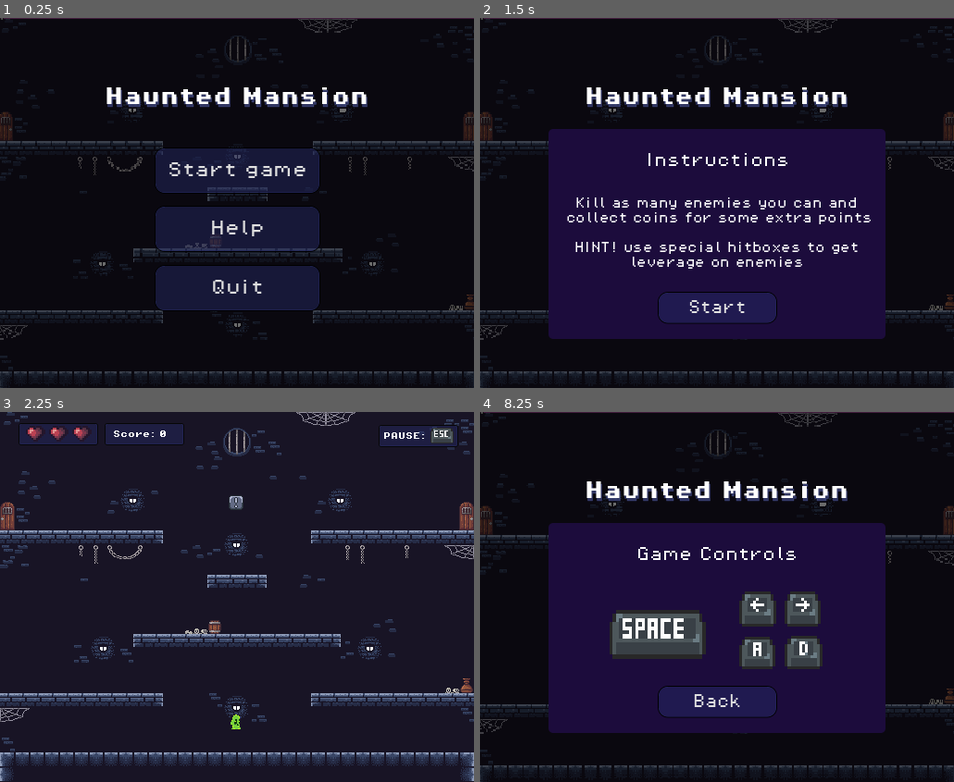
Above: before the commit, frames 1-4 (two rows, left to right).
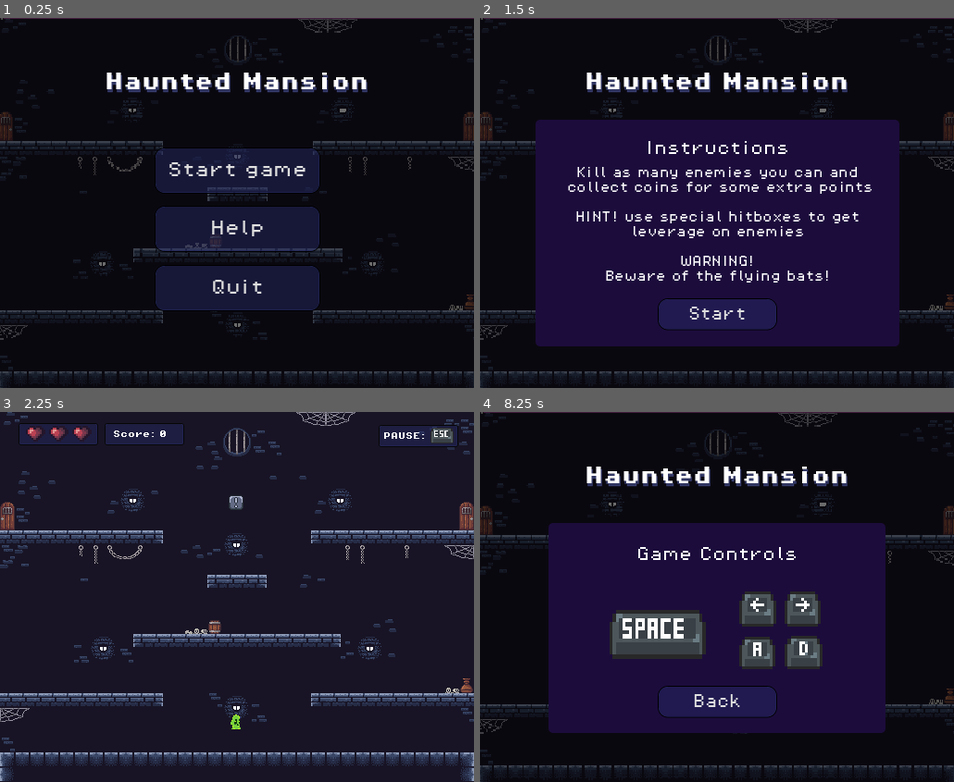
Above: after the commit, the same moments.

Repository: Iizakku/tiimi4_gamejam
Game: Godot game, scene res://Scenes/UI/MainMenu.tscn
Same seed, same stepped clock (60 frames per second), same inputs: the game is played once before the commit and once after it. Sound files missing from this copy of the repository are replaced by a short silence.
Inputs:
- Up to frame 1 (0.25 s): no input
- Up to frame 2 (1.5 s): click "Start game" at 0.5 s; click "Start game" at 1.25 s
- Up to frame 3 (2.25 s): click "Start" at 2 s
- Up to frame 4 (8.25 s): tap Enter at 2.75, 7.25 s; hold D (move_right) 2.78-4.28 s; tap Space (jump) at 3.02, 3.5, 3.77, 5.27, 6.02, 7.52 s; hold Left (move_left) 4.28-5.03 s; hold D (move_right) 5.03-6.5 s; tap Escape (pause) at 6.4 s; click "Main Menu" at 6.5 s; hold Left (move_left) 7.28-8 s; click "Help" at 8 s

The runs differ from the first frame. In frame 1, 3.0% of the frame differs, in the area x 22-78%, y 14-24%; in frame 2, 15%, in the area x 11-89%, y 14-89%; in frame 3, nothing differs; in frame 4, 3.0%.

Commit message:
Korjauksia menuihin

Diff:
--- a/gamejam/Code/Systems/GameManager.gd
+++ b/gamejam/Code/Systems/GameManager.gd
@@ -49,6 +49,10 @@
 # score
 func reset() -> void:
 	set_score(0)
+	current_lives = max_lives
+	lives_changed.emit(current_lives)
+
+	can_take_damage = true
 
 func add_score(amount: int) -> void:
 	# Only a positive amount can be added to the score
--- /dev/null
+++ b/gamejam/Scenes/Levels/pause_menu.tscn
@@ -0,0 +1,180 @@
+[gd_scene load_steps=13 format=3 uid="uid://cgiea8avtct6s"]
+
+[ext_resource type="Script" uid="uid://cvvkfe85g757c" path="res://Code/UI/pause_menu.gd" id="1_yafon"]
+[ext_resource type="FontFile" uid="uid://gjrvinpgsxyq" path="res://Fonts/PixelOperator8.ttf" id="2_kud7c"]
+
+[sub_resource type="StyleBoxFlat" id="StyleBoxFlat_4o3s6"]
+bg_color = Color(0.10980392, 0.047058824, 0.23529412, 0.8627451)
+corner_radius_top_left = 20
+corner_radius_top_right = 20
+corner_radius_bottom_right = 20
+corner_radius_bottom_left = 20
+
+[sub_resource type="StyleBoxFlat" id="StyleBoxFlat_gt76x"]
+bg_color = Color(0.21176471, 0.23529412, 0.5411765, 0.65882355)
+border_width_left = 1
+border_width_top = 1
+border_width_right = 1
+border_width_bottom = 1
+border_color = Color(0.0056611495, 0.0056611532, 0.005661142, 1)
+corner_radius_top_left = 10
+corner_radius_top_right = 10
+corner_radius_bottom_right = 10
+corner_radius_bottom_left = 10
+
+[sub_resource type="StyleBoxFlat" id="StyleBoxFlat_o8xjl"]
+bg_color = Color(0.14901961, 0.16862746, 0.40784314, 0.45490196)
+corner_radius_top_left = 10
+corner_radius_top_right = 10
+corner_radius_bottom_right = 10
+corner_radius_bottom_left = 10
+
+[sub_resource type="StyleBoxFlat" id="StyleBoxFlat_7l5uh"]
+bg_color = Color(0.14901961, 0.16862746, 0.40784314, 0.45490196)
+corner_radius_top_left = 10
+corner_radius_top_right = 10
+corner_radius_bottom_right = 10
+corner_radius_bottom_left = 10
+
+[sub_resource type="StyleBoxFlat" id="StyleBoxFlat_76vfl"]
+bg_color = Color(0.21176471, 0.23529412, 0.5411765, 0.65882355)
+border_width_left = 1
+border_width_top = 1
+border_width_right = 1
+border_width_bottom = 1
+border_color = Color(0.0056611495, 0.0056611532, 0.005661142, 1)
+corner_radius_top_left = 10
+corner_radius_top_right = 10
+corner_radius_bottom_right = 10
+corner_radius_bottom_left = 10
+
+[sub_resource type="StyleBoxFlat" id="StyleBoxFlat_kud7c"]
+bg_color = Color(0.14901961, 0.16862746, 0.40784314, 0.45490196)
+corner_radius_top_left = 10
+corner_radius_top_right = 10
+corner_radius_bottom_right = 10
+corner_radius_bottom_left = 10
+
+[sub_resource type="StyleBoxFlat" id="StyleBoxFlat_dvtw4"]
+bg_color = Color(0.14901961, 0.16862746, 0.40784314, 0.45490196)
+corner_radius_top_left = 10
+corner_radius_top_right = 10
+corner_radius_bottom_right = 10
+corner_radius_bottom_left = 10
+
+[sub_resource type="StyleBoxFlat" id="StyleBoxFlat_0sdvu"]
+bg_color = Color(0.21176471, 0.23529412, 0.5411765, 0.65882355)
+border_width_left = 1
+border_width_top = 1
+border_width_right = 1
+border_width_bottom = 1
+border_color = Color(0, 0, 0, 1)
+corner_radius_top_left = 10
+corner_radius_top_right = 10
+corner_radius_bottom_right = 10
+corner_radius_bottom_left = 10
+
+[sub_resource type="StyleBoxFlat" id="StyleBoxFlat_26npv"]
+bg_color = Color(0.14901961, 0.16862746, 0.40784314, 0.45490196)
+corner_radius_top_left = 10
+corner_radius_top_right = 10
+corner_radius_bottom_right = 10
+corner_radius_bottom_left = 10
+
+[sub_resource type="StyleBoxFlat" id="StyleBoxFlat_wijsk"]
+bg_color = Color(0.14901961, 0.16862746, 0.40784314, 0.45490196)
+corner_radius_top_left = 10
+corner_radius_top_right = 10
+corner_radius_bottom_right = 10
+corner_radius_bottom_left = 10
+
+[node name="PauseMenu" type="Control"]
+process_mode = 3
+layout_mode = 3
+anchors_preset = 15
+anchor_right = 1.0
+anchor_bottom = 1.0
+offset_left = 2.0
+offset_top = 1.0
+offset_right = 2.0
+offset_bottom = 1.0
+grow_horizontal = 2
+grow_vertical = 2
+script = ExtResource("1_yafon")
+
+[node name="Panel" type="Panel" parent="."]
+layout_mode = 1
+anchors_preset = 8
+anchor_left = 0.5
+anchor_top = 0.5
+anchor_right = 0.5
+anchor_bottom = 0.5
+offset_left = -176.0
+offset_top = -126.0
+offset_right = 176.0
+offset_bottom = 126.0
+grow_horizontal = 2
+grow_vertical = 2
+theme_override_styles/panel = SubResource("StyleBoxFlat_4o3s6")
+
+[node name="MainMenu" type="Button" parent="Panel"]
+layout_mode = 1
+anchors_preset = 8
+anchor_left = 0.5
+anchor_top = 0.5
+anchor_right = 0.5
+anchor_bottom = 0.5
+offset_left = -85.5
+offset_top = -20.5
+offset_right = 85.5
+offset_bottom = 20.5
+grow_horizontal = 2
+grow_vertical = 2
+theme_override_fonts/font = ExtResource("2_kud7c")
+theme_override_styles/normal = SubResource("StyleBoxFlat_gt76x")
+theme_override_styles/pressed = SubResource("StyleBoxFlat_o8xjl")
+theme_override_styles/hover = SubResource("StyleBoxFlat_7l5uh")
+text = "Main Menu"
+
+[node name="Resume" type="Button" parent="Panel"]
+layout_mode = 1
+anchors_preset = 8
+anchor_left = 0.5
+anchor_top = 0.5
+anchor_right = 0.5
+anchor_bottom = 0.5
+offset_left = -85.375
+offset_top = -79.0
+offset_right = 85.375
+offset_bottom = -38.5
+grow_horizontal = 2
+grow_vertical = 2
+size_flags_vertical = 4
+theme_override_fonts/font = ExtResource("2_kud7c")
+theme_override_styles/normal = SubResource("StyleBoxFlat_76vfl")
+theme_override_styles/pressed = SubResource("StyleBoxFlat_kud7c")
+theme_override_styles/hover = SubResource("StyleBoxFlat_dvtw4")
+text = "Resume"
+
+[node name="Quit" type="Button" parent="Panel"]
+layout_mode = 1
+anchors_preset = 8
+anchor_left = 0.5
+anchor_top = 0.5
+anchor_right = 0.5
+anchor_bottom = 0.5
+offset_left = -84.5
+offset_top = 39.0
+offset_right = 84.5
+offset_bottom = 79.0
+grow_horizontal = 2
+grow_vertical = 2
+theme_override_fonts/font = ExtResource("2_kud7c")
+theme_override_styles/normal = SubResource("StyleBoxFlat_0sdvu")
+theme_override_styles/pressed = SubResource("StyleBoxFlat_26npv")
+theme_override_styles/hover = SubResource("StyleBoxFlat_wijsk")
+text = "Quit"
+
+[connection signal="pressed" from="Panel/MainMenu" to="." method="_on_main_menu_pressed"]
+[connection signal="pressed" from="Panel/Resume" to="." method="_on_resume_pressed"]
+[connection signal="pressed" from="Panel/Quit" to="." method="_on_quit_pressed"]
--- /dev/null
+++ b/gamejam/Scenes/Levels/ui.tscn
@@ -0,0 +1,105 @@
+[gd_scene load_steps=7 format=3 uid="uid://cwef20h5y0sg"]
+
+[ext_resource type="FontFile" uid="uid://bki3djse2umvx" path="res://Fonts/PixelOperator8-Bold.ttf" id="1_xwq20"]
+[ext_resource type="Texture2D" uid="uid://c4hank4nxv1v4" path="res://Art/Sprites/Heart&ManaUi.png" id="2_4r020"]
+[ext_resource type="Texture2D" uid="uid://btk4wcxkftij6" path="res://Art/Mainmenu/Keyboard Extras.png" id="3_bx3gy"]
+
+[sub_resource type="StyleBoxFlat" id="StyleBoxFlat_4r020"]
+bg_color = Color(0.1501219, 0.16849291, 0.40676075, 0.43137255)
+border_width_left = 1
+border_width_top = 1
+border_width_right = 1
+border_width_bottom = 1
+border_color = Color(0.029506551, 0.029506566, 0.029506514, 1)
+corner_radius_top_left = 2
+corner_radius_top_right = 2
+corner_radius_bottom_right = 2
+corner_radius_bottom_left = 2
+
+[sub_resource type="StyleBoxTexture" id="StyleBoxTexture_gm34j"]
+texture = ExtResource("3_bx3gy")
+region_rect = Rect2(36.31147, 0.7358265, 23.483139, 13.669291)
+
+[sub_resource type="AtlasTexture" id="AtlasTexture_a2vap"]
+atlas = ExtResource("2_4r020")
+region = Rect2(21, 2, 11, 9)
+
+[node name="UI" type="CanvasLayer"]
+
+[node name="Score" type="Panel" parent="."]
+offset_left = 113.0
+offset_top = 12.0
+offset_right = 199.0
+offset_bottom = 36.0
+theme_override_styles/panel = SubResource("StyleBoxFlat_4r020")
+
+[node name="Label" type="Label" parent="Score"]
+layout_mode = 0
+offset_left = 9.0
+offset_top = 8.0
+offset_right = 78.0
+offset_bottom = 31.0
+theme_override_fonts/font = ExtResource("1_xwq20")
+theme_override_font_sizes/font_size = 8
+text = "SCORE: "
+
+[node name="Pause" type="Panel" parent="."]
+anchors_preset = 1
+anchor_left = 1.0
+anchor_right = 1.0
+offset_left = -103.0
+offset_top = 14.0
+offset_right = -17.0
+offset_bottom = 38.0
+grow_horizontal = 0
+theme_override_styles/panel = SubResource("StyleBoxFlat_4r020")
+
+[node name="pause" type="Label" parent="Pause"]
+layout_mode = 0
+offset_left = 5.0
+offset_top = 8.0
+offset_right = 74.0
+offset_bottom = 31.0
+theme_override_fonts/font = ExtResource("1_xwq20")
+theme_override_font_sizes/font_size = 8
+text = "PAUSE:"
+
+[node name="esc" type="Panel" parent="Pause"]
+layout_mode = 0
+offset_left = 52.0
+offset_top = 1.0
+offset_right = 85.0
+offset_bottom = 21.0
+theme_override_styles/panel = SubResource("StyleBoxTexture_gm34j")
+
+[node name="Hearts" type="Panel" parent="."]
+offset_left = 20.0
+offset_top = 12.0
+offset_right = 106.0
+offset_bottom = 36.0
+theme_override_styles/panel = SubResource("StyleBoxFlat_4r020")
+
+[node name="HBoxContainer" type="HBoxContainer" parent="Hearts"]
+layout_mode = 1
+offset_left = 8.0
+offset_top = 1.0
+offset_right = 81.0
+offset_bottom = 22.0
+
+[node name="Heart1" type="TextureRect" parent="Hearts/HBoxContainer"]
+layout_mode = 2
+texture = SubResource("AtlasTexture_a2vap")
+expand_mode = 2
+stretch_mode = 5
+
+[node name="Heart2" type="TextureRect" parent="Hearts/HBoxContainer"]
+layout_mode = 2
+texture = SubResource("AtlasTexture_a2vap")
+expand_mode = 2
+stretch_mode = 5
+
+[node name="Heart3" type="TextureRect" parent="Hearts/HBoxContainer"]
+layout_mode = 2
+texture = SubResource("AtlasTexture_a2vap")
+expand_mode = 2
+stretch_mode = 5
--- a/gamejam/Scenes/UI/MainMenu.tscn
+++ b/gamejam/Scenes/UI/MainMenu.tscn
@@ -204,9 +204,9 @@
 anchor_right = 0.5
 anchor_bottom = 0.5
 offset_left = -143.0
-offset_top = -125.0
+offset_top = -141.0
 offset_right = 143.0
-offset_bottom = -56.0
+offset_bottom = -72.0
 grow_horizontal = 2
 grow_vertical = 2
 theme_override_colors/font_shadow_color = Color(0.4, 0.45490196, 0.8235294, 0.41568628)
@@ -320,10 +320,10 @@
 anchor_top = 0.5
 anchor_right = 0.5
 anchor_bottom = 0.5
-offset_left = -182.0
-offset_top = -80.0
-offset_right = 182.0
-offset_bottom = 147.0
+offset_left = -196.5
+offset_top = -90.0
+offset_right = 196.5
+offset_bottom = 155.0
 grow_horizontal = 2
 grow_vertical = 2
 theme_override_styles/panel = SubResource("StyleBoxFlat_8dgdn")
@@ -335,10 +335,10 @@
 anchor_top = 0.5
 anchor_right = 0.5
 anchor_bottom = 0.5
-offset_left = -98.0
-offset_top = -87.5
-offset_right = 98.0
-offset_bottom = -64.5
+offset_left = -99.0
+offset_top = -99.5
+offset_right = 97.0
+offset_bottom = -76.5
 grow_horizontal = 2
 grow_vertical = 2
 theme_override_fonts/font = ExtResource("2_v2at7")
@@ -367,6 +367,10 @@
 HINT! use special hitboxes to get
 leverage on enemies
 
+WARNING!
+Beware of the flying bats!
+
+
 "
 horizontal_alignment = 1
 
@@ -379,9 +383,9 @@
 anchor_right = 0.5
 anchor_bottom = 0.5
 offset_left = -64.5
-offset_top = 62.5
+offset_top = 70.5
 offset_right = 64.5
-offset_bottom = 97.0
+offset_bottom = 105.0
 grow_horizontal = 2
 grow_vertical = 2
 theme_override_fonts/font = ExtResource("2_v2at7")
--- a/gamejam/Scenes/UI/game_over.tscn
+++ b/gamejam/Scenes/UI/game_over.tscn
@@ -132,7 +132,7 @@
 theme_override_constants/shadow_offset_y = 3
 theme_override_fonts/font = ExtResource("2_rohwx")
 theme_override_font_sizes/font_size = 20
-text = "Game over!
+text = "YOU DIED!
 "
 horizontal_alignment = 1
 
